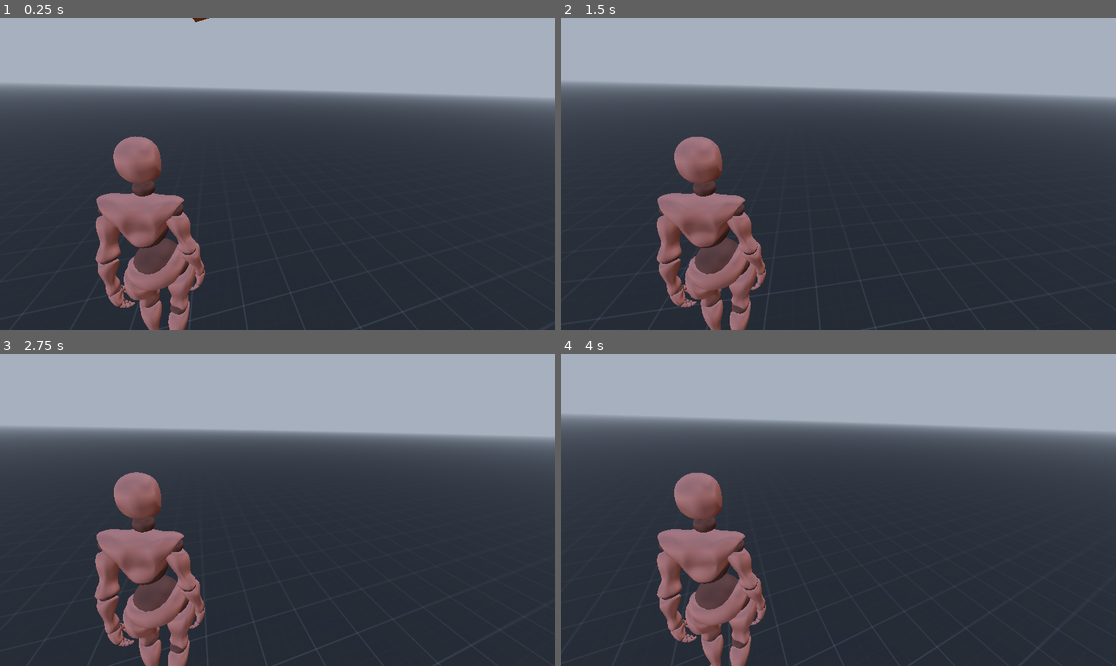
Above: before the commit, frames 1-4 (two rows, left to right).
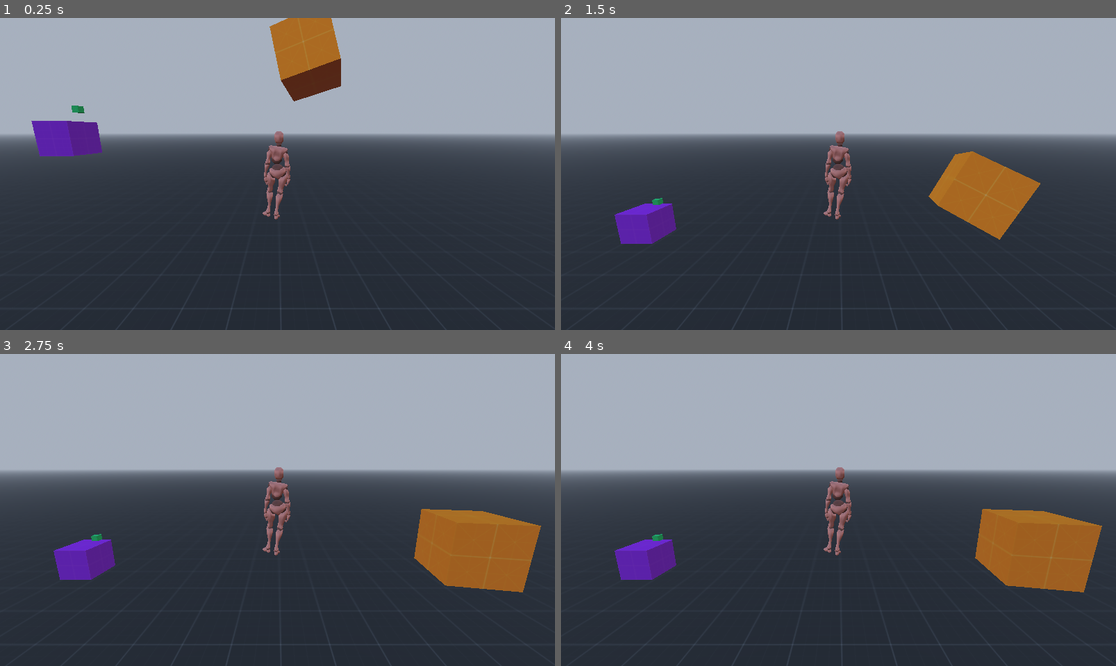
Above: after the commit, the same moments.

Repository: BenjaNavarro/oni-academy
Game: Godot game, scene res://scenes/main.tscn
The game is run twice, just before and just after one commit, with the same random seed, the same clock (stepped at 60 frames per second) and the same inputs.
Inputs (mouse positions are in pixels of both pictures, inside the frame that each line leads up to):
- Up to frame 1 (0.25 s): no input
- Up to frame 2 (1.5 s): tap Enter at 0.5 s; move the mouse to (866, 174) at 0.52 s; hold Ctrl (crouch) 0.53-1.28 s; hold W (move_forward) from 0.53 s (still down); click (866, 174) at 0.67 s; tap Space (jump) at 0.77, 1.07 s; tap Shift (sprint) at 0.8, 1.35 s; move the mouse to (810, 174) at 1.27 s
- Up to frame 3 (2.75 s): keep holding W (move_forward); tap Space (jump) at 1.52, 1.55, 1.82 s; move the mouse to (288, 503) at 2.02 s; hold Space (jump) from 2.03 s (still down); tap Ctrl (crouch) at 2.3 s
- Up to frame 4 (4 s): keep holding W (move_forward); move the mouse to (832, 516) at 2.77 s; release Space (jump) at 2.78 s; tap Ctrl (crouch) at 2.85 s; click (832, 516) at 2.92 s; tap Space (jump) at 3.02, 3.32, 3.77, 3.8 s; tap Shift (sprint) at 3.05 s; move the mouse to (877, 513) at 3.52 s; hold Shift (sprint) from 3.53 s (still down)

The runs differ from the first frame. In frame 1, 29% of the frame differs, in the area x 0-100%, y 0-100%; in frame 2, 31%; in frame 3, 30%; in frame 4, 32%, in the area x 0-100%, y 19-100%.
Error after the commit: Parse Error: Preload file "res://assets/animations/character_poses.tres" does not exist. (res://scripts/player.gd:3)

Commit message:
a n i m a t i o n s

Diff:
--- a/scenes/player.tscn
+++ b/scenes/player.tscn
@@ -25,10 +25,11 @@
 transform = Transform3D(1, 0, 0, 0, 1, 0, 0, 0, 1, 0, 1.5, 0)
 
 [node name="Camera3D" type="Camera3D" parent="camera_mount" unique_id=921479968]
-transform = Transform3D(0.9548832, 0.09274262, -0.28212926, 0.025337864, 0.92108357, 0.38853964, 0.29589882, -0.37815854, 0.87717736, 0.4032383, 0.51453125, 1.1329277)
+transform = Transform3D(1, 0, 0, 0, 0.98, 0.2, 0, -0.2, 0.98, 0, 0.25, 4.0)
 current = true
 
 [node name="AnimationTree" type="AnimationTree" parent="." unique_id=1158770008]
+active = false
 root_node = NodePath("../visuals/mixamo_base")
 tree_root = SubResource("AnimationNodeStateMachine_g2els")
 anim_player = NodePath("../visuals/mixamo_base/AnimationPlayer")
--- a/scripts/character_profile.gd
+++ b/scripts/character_profile.gd
@@ -17,4 +17,4 @@
 @export var long_jump_force: float = 0.0
 
 # Stamina
-@export var max_stamina: float = 100.0
+@export var max_swwwdsawdsadwadsadwatamina: float = 100.0
--- a/scripts/player.gd
+++ b/scripts/player.gd
@@ -1,4 +1,6 @@
 extends CharacterBody3D
+
+const CHARACTER_POSES: AnimationLibrary = preload("res://assets/animations/character_poses.tres")
 
 # --- PERFIL DEL PERSONAJE ---
 @export var profile: CharacterProfile
@@ -55,10 +57,12 @@
 @onready var visuals = $visuals
 @onready var camera_mount = $camera_mount
 @onready var animation_tree: AnimationTree = get_node_or_null("AnimationTree")
+@onready var animation_player: AnimationPlayer = get_node_or_null("visuals/mixamo_base/AnimationPlayer")
 
 # --- JEDI SPRINT & ANIMACIÓN ---
 var is_jedi_sprinting: bool = false
 var anim_speed_scale: float = 1.0
+var active_model_animation: String = ""
 
 # --- VARIABLES DE ESTADO ---
 var is_crouching = false
@@ -97,6 +101,7 @@
 func _ready():
 	Input.set_mouse_mode(Input.MOUSE_MODE_CAPTURED)
 	default_height = collision_shape.shape.height
+	_setup_character_animations()
 
 	# DEBUG: Ver qué valores tiene REALMENTE al iniciar
 	print("=== VALORES INICIALES ===")
@@ -130,10 +135,12 @@
 
 	# --- CROUCH ---
 	if event.is_action_pressed("crouch"):
+		wants_uncrouch = false
 		is_crouching = true
 		apply_crouch(true)
 	elif event.is_action_released("crouch"):
 		if can_uncrouch():
+			wants_uncrouch = false
 			is_crouching = false
 			apply_crouch(false)
 		else:
@@ -363,9 +370,7 @@
 
 		is_charging = true
 		jump_charge = 0.0
-		# Visual: agacharse al cargar
-		var charge_tween = create_tween()
-		charge_tween.tween_property(visuals, "position:y", -0.15, 0.1)
+		# La preparación del salto usa la pose de agachado del esqueleto.
 
 func handle_jump_charge(delta):
 	if not is_charging:
@@ -380,8 +385,6 @@
 		# Si se cancela (ej: caída, stun)
 		is_charging = false
 		jump_charge = 0.0
-		var reset_tween = create_tween()
-		reset_tween.tween_property(visuals, "position:y", 0.0, 0.1)
 
 func release_jump_charge():
 	is_charging = false
@@ -406,8 +409,6 @@
 		velocity.y = force
 
 	jump_charge = 0.0
-	var reset_tween = create_tween()
-	reset_tween.tween_property(visuals, "position:y", 0.0, 0.1)
 
 # =============================================================================
 # MOVIMIENTO
@@ -552,7 +553,7 @@
 
 	# Condición para Jedi Sprint:
 	# Requiere cadena mínima de bhop y haber superado la velocidad de carrera estándar
-	var should_jedi_sprint = bhop_chain_count >= bhop_min_chain_for_boost and h_speed > (speed_run + 0.2)
+	var should_jedi_sprint = bhop_chain_count >= bhop_min_chain_for_boost and h_speed > (speed_run + 0.2) and not is_crouching and not is_charging and not is_dashing
 	is_jedi_sprinting = should_jedi_sprint
 
 	# Escala de velocidad de reproducción (TimeScale) para sincronizar pasos con velocidad real:
@@ -562,6 +563,8 @@
 		anim_speed_scale = clamp(h_speed / speed_run, 0.8, 1.8)
 	else:
 		anim_speed_scale = 1.0
+	# Elegir el clip después de calcular el estado y la cadencia de este frame.
+	_update_model_animation(h_speed)
 
 	# Si existe AnimationTree configurado, sincronizamos parámetros de forma segura
 	if animation_tree and animation_tree.active:
@@ -582,3 +585,62 @@
 func set_anim_param(param_path: String, value: Variant):
 	if animation_tree and param_path in animation_tree:
 		animation_tree.set(param_path, value)
+
+func _setup_character_animations() -> void:
+	if animation_player == null:
+		return
+	# El árbol vacío también escribe poses: dejar un solo controlador del esqueleto.
+	if animation_tree:
+		animation_tree.active = false
+	var runtime_library := AnimationLibrary.new()
+	var source_library := animation_player.get_animation_library("")
+	if source_library == null:
+		return
+	for clip_name in ["idle", "walking", "running"]:
+		if not source_library.has_animation(clip_name):
+			continue
+		var clip: Animation = source_library.get_animation(clip_name).duplicate()
+		clip.loop_mode = Animation.LOOP_LINEAR
+		runtime_library.add_animation(clip_name, clip)
+	for clip_name in CHARACTER_POSES.get_animation_list():
+		runtime_library.add_animation(clip_name, CHARACTER_POSES.get_animation(clip_name))
+	if not runtime_library.get_animation_list().is_empty():
+		if animation_player.has_animation_library("runtime"):
+			animation_player.remove_animation_library("runtime")
+		animation_player.add_animation_library("runtime", runtime_library)
+
+func _update_model_animation(h_speed: float) -> void:
+	if animation_player == null or not animation_player.has_animation_library("runtime"):
+		return
+	var clip_name := "idle"
+	# Dash y sprint Jedi tienen prioridad; este último también acompaña los bhops.
+	if is_dashing:
+		clip_name = "dash"
+	elif is_jedi_sprinting:
+		clip_name = "jedi_sprint"
+	elif not is_on_floor():
+		clip_name = "jump" if velocity.y > 0.15 else "fall"
+	elif is_crouching or is_charging:
+		clip_name = "crouch_walk" if is_crouching and h_speed > 0.1 else "crouched"
+	elif h_speed > 0.1:
+		clip_name = "running" if Input.is_action_pressed("sprint") else "walking"
+	var animation_name := "runtime/" + clip_name
+	if active_model_animation != animation_name:
+		# Un dash dura 0.2 s: la entrada debe ser más corta que la de locomoción.
+		var blend_time := 0.025 if clip_name == "dash" else (0.10 if clip_name in ["jump", "fall"] else 0.15)
+		animation_player.play(animation_name, blend_time)
+		active_model_animation = animation_name
+	if clip_name == "dash":
+		# Sincronizar el clip con la duración configurable del impulso físico.
+		animation_player.speed_scale = animation_player.get_animation(animation_name).length / maxf(dash_duration, 0.01)
+		return
+	if clip_name == "jedi_sprint":
+		animation_player.speed_scale = anim_speed_scale
+		return
+	# El salto no se reinicia al terminar: mantiene la última pose hasta caer.
+	var target_speed: float = speed_base
+	if clip_name == "running":
+		target_speed = speed_run
+	elif clip_name == "crouch_walk":
+		target_speed = crouch_speed
+	animation_player.speed_scale = clamp(h_speed / max(target_speed, 0.1), 0.75, 1.8) if clip_name in ["walking", "running", "crouch_walk"] else 1.0
